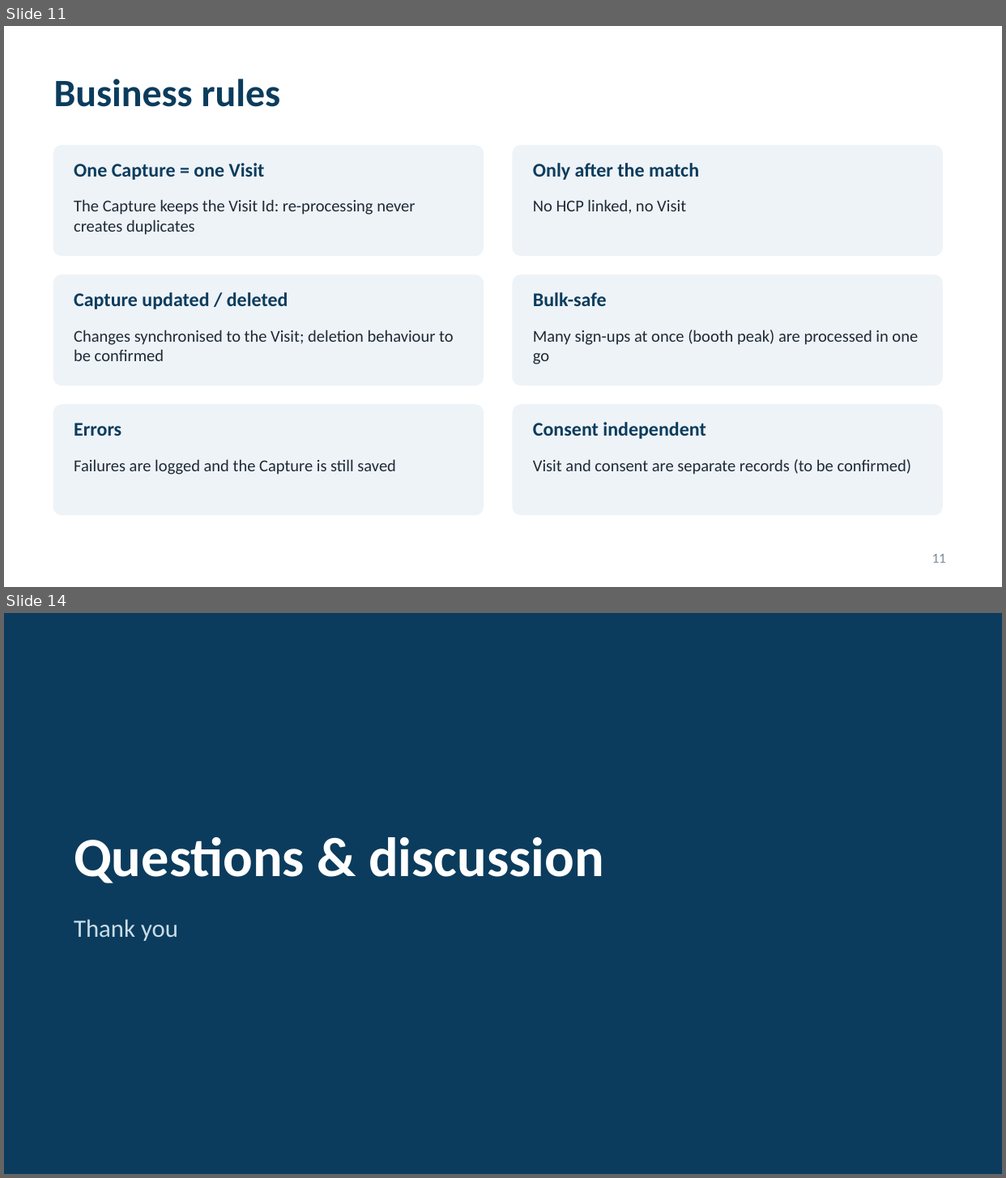
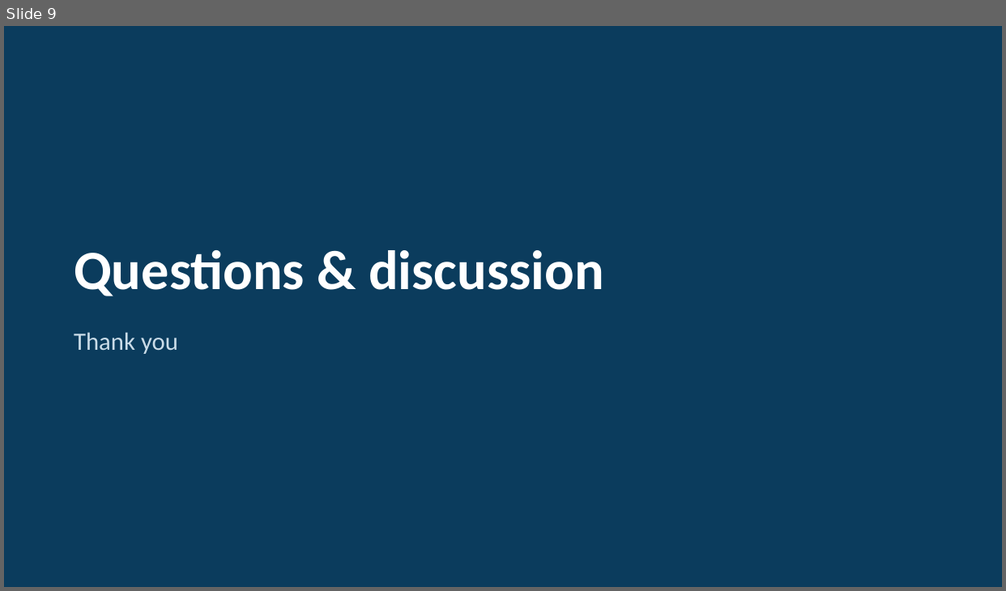
Before and after one commit to patrik8585/claude, a slide deck: slides/France_CBU_Congress_Solution.pptx. Shown one above the other, each under a label of ours: slides 11 and 14 before the commit, slide 9 after it; the slides between them are not shown. The pictures are 1006x1178 and 1006x591 pixels, drawn with LibreOffice and Linux fonts; fonts in the diff are those of the drawing. Boxes give left, top, right and bottom in pixels: in the first picture for what was removed or moved away, otherwise in the second. Text is boxed around its words. In the diff, an @@ line names an element or a change of style, - is before the commit and + after.

```diff
--- a/slides/France_CBU_Congress_Solution.pptx
+++ b/slides/France_CBU_Congress_Solution.pptx
@@ slide 11 removed at (4, 26, 1002, 587), background #FFFFFF @@
@@ title removed at (54, 79, 281, 107) @@
-Business rules
@@ rounded rectangle removed at (54, 146, 483, 255) @@
@@ rounded rectangle removed at (513, 146, 942, 255) @@
@@ text removed at (74, 163, 265, 180) @@
-One Capture = one Visit
@@ text removed at (533, 163, 699, 180) @@
-Only after the match
@@ text removed at (74, 199, 415, 235) @@
-The Capture keeps the Visit Id: re-processing never creates duplicates
@@ text removed at (533, 199, 686, 214) @@
-No HCP linked, no Visit
@@ rounded rectangle removed at (54, 275, 483, 386) @@
@@ text removed at (74, 292, 288, 310) @@
-Capture updated / deleted
@@ rounded rectangle removed at (513, 275, 942, 386) @@
@@ text removed at (533, 292, 607, 306) @@
-Bulk-safe
@@ text removed at (74, 330, 454, 361) @@
-Changes synchronised to the Visit; deletion behaviour to be confirmed
@@ text removed at (533, 330, 918, 365) @@
-Many sign-ups at once (booth peak) are processed in one go
@@ rounded rectangle removed at (54, 405, 483, 515) @@
@@ rounded rectangle removed at (513, 405, 942, 515) @@
@@ text removed at (74, 423, 121, 436) @@
-Errors
@@ text removed at (533, 422, 705, 439) @@
-Consent independent
@@ text removed at (74, 459, 396, 475) @@
-Failures are logged and the Capture is still saved
@@ text removed at (533, 459, 912, 475) @@
-Visit and consent are separate records (to be confirmed)
@@ page number removed at (932, 554, 946, 563) @@
-11
@@ what was slide 14 is now slide 9 @@
```
Also in this commit, not shown: 4 slides changed, 4 slides added, 8 other slides removed.
